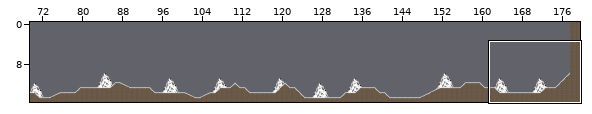
Tiled map: Content/LevelDesignTwo.tmx. The first picture is a wide view before the edit; the outline marks the close-up.
Close-up. The starting point:
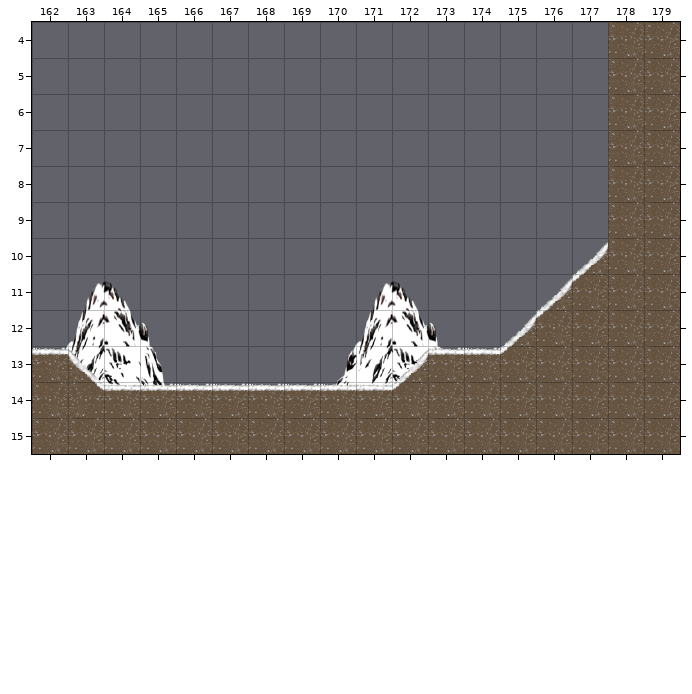
Cells are 64x64 px. Shown: x 162..179, y 4..15. The commit also changed other parts of the map, which this record leaves out.
New version:
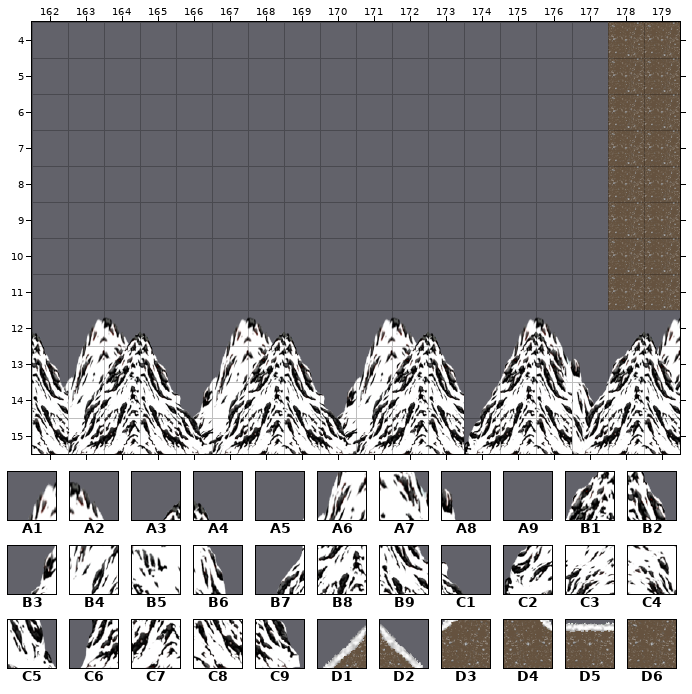
Key: from "mountain": A1 33, A2 34, A3 37, A4 38, A5 40, A6 41, A7 42, A8 43, A9 44, B1 45, B2 46, B3 48, B4 49, B5 50, B6 51, B7 52, B8 53, B9 54, C1 55, C2 56, C3 57, C4 58, C5 59, C6 60, C7 61, C8 62, C9 63; from "tilesheet": D1 3, D2 4, D3 9, D4 10, D5 11, D6 12.
__ is an empty cell, ## one hidden under a higher layer.
Difference:
{"where": "layer \"Tile BG\""}
{"y":11,"x":163,"old":"A1 A2","new":"__ __"}
{"y":11,"x":171,"old":"A1 A2","new":"__ __"}
{"y":12,"x":162,"old":"A5 A6 A7 A8","new":"__ A1 A2 __"}
{"y":12,"x":167,"old":"__ __","new":"A1 A2"}
{"y":12,"x":171,"old":"A6 A7 A8","new":"A1 A2 __"}
{"y":12,"x":175,"old":"__ __","new":"A1 A2"}
{"y":12,"x":179,"old":"__","new":"A1"}
{"y":13,"x":162,"old":"B3 B4 B5 B6","new":"A5 A6 A7 A8"}
{"y":13,"x":167,"old":"__ __ __ B3 B4 B5 B6 __ __ __ __ __ __","new":"A6 A7 A8 A5 A6 A7 A8 A5 A6 A7 A8 A5 A6"}
{"y":14,"x":162,"old":"## C3 C4 C5 __ __","new":"B3 B4 ## B6 B3 B4"}
{"y":14,"x":169,"old":"__ C2 C3 C4 ## __","new":"B6 B3 B4 ## B6 B3"}
{"y":14,"x":176,"old":"__ __","new":"B5 B6"}
{"y":14,"x":179,"old":"__","new":"B4"}
{"y":15,"x":162,"old":"__ __ __ __ __ __ __ __ __ __ __ __ __ __ __ __ __ __","new":"C2 C3 C4 C5 C2 C3 C4 C5 C2 C3 C4 C5 C2 C3 C4 C5 C2 C3"}
{"where": "layer \"Tile FG\""}
{"y":10,"x":177,"old":"D1","new":"__"}
{"y":11,"x":176,"old":"D1 D3","new":"__ __"}
{"y":12,"x":162,"old":"__","new":"A4"}
{"y":12,"x":164,"old":"__ __","new":"A3 A4"}
{"y":12,"x":168,"old":"__ __","new":"A3 A4"}
{"y":12,"x":172,"old":"__ __","new":"A3 A4"}
{"y":12,"x":175,"old":"D1 D3 D6 D6 D6","new":"A3 A4 __ A3 A4"}
{"y":13,"x":162,"old":"D5 D2 __ __","new":"B2 A9 B1 B2"}
{"y":13,"x":167,"old":"__ __ __","new":"A9 B1 B2"}
{"y":13,"x":171,"old":"__ D1 D5 D5 D3 D6 D6 D6 D6","new":"A9 B1 B2 A9 B1 B2 A9 B1 B2"}
{"y":14,"x":162,"old":"D6 D4 D5 D5 D5 D5 D5 D5 D5 D5 D3 D6 D6 D6 D6 D6 D6 D6","new":"B9 B7 B8 B9 C1 B7 B8 B9 C1 B7 B8 B9 B7 B8 B9 B7 B8 B9"}
{"y":15,"x":162,"old":"D6 D6 D6 D6 D6 D6 D6 D6 D6 D6 D6 D6 D6 D6 D6 D6 D6 D6","new":"C8 C6 C7 C8 C9 C6 C7 C8 C9 C6 C7 C8 C6 C7 C8 C6 C7 C8"}
{"label":"changed","picture_box":[32,242,680,454]}
